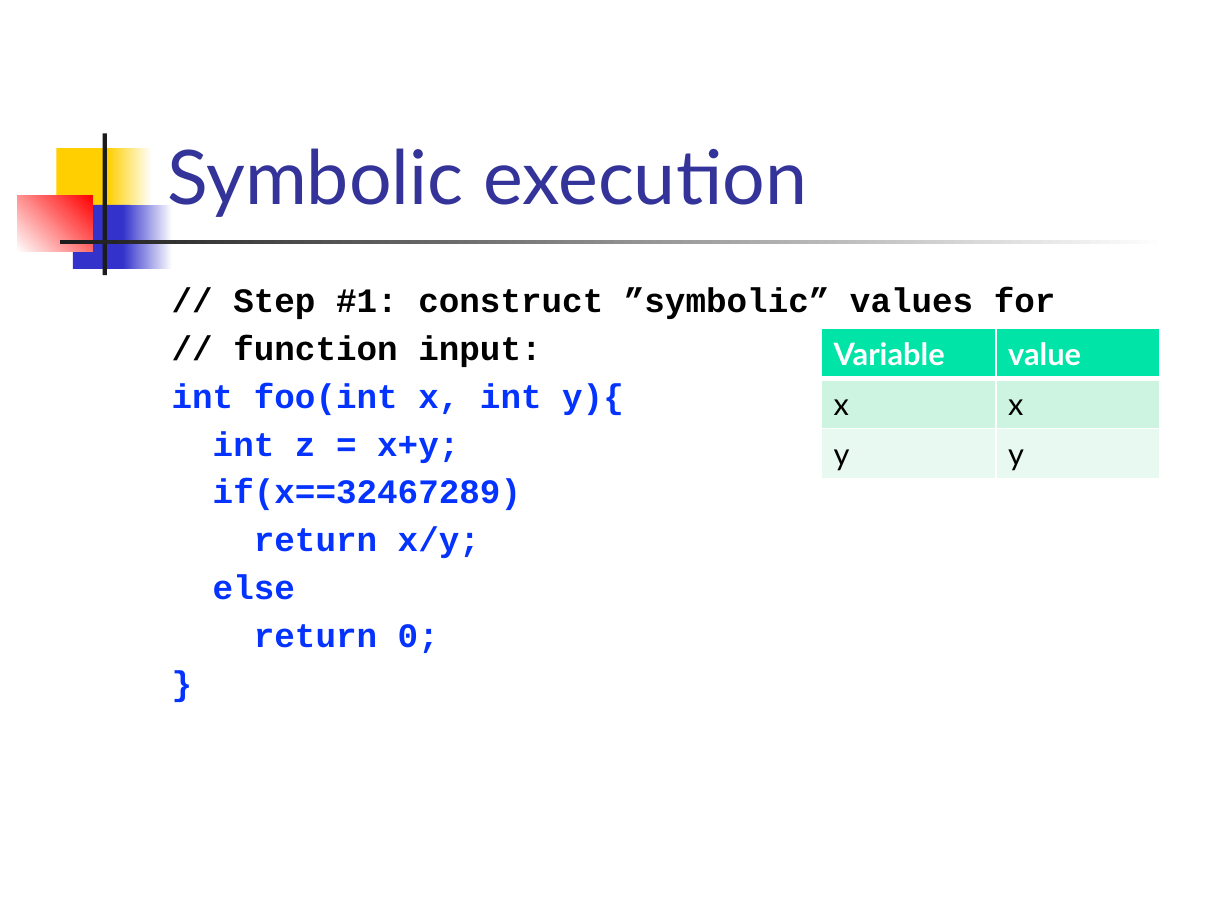
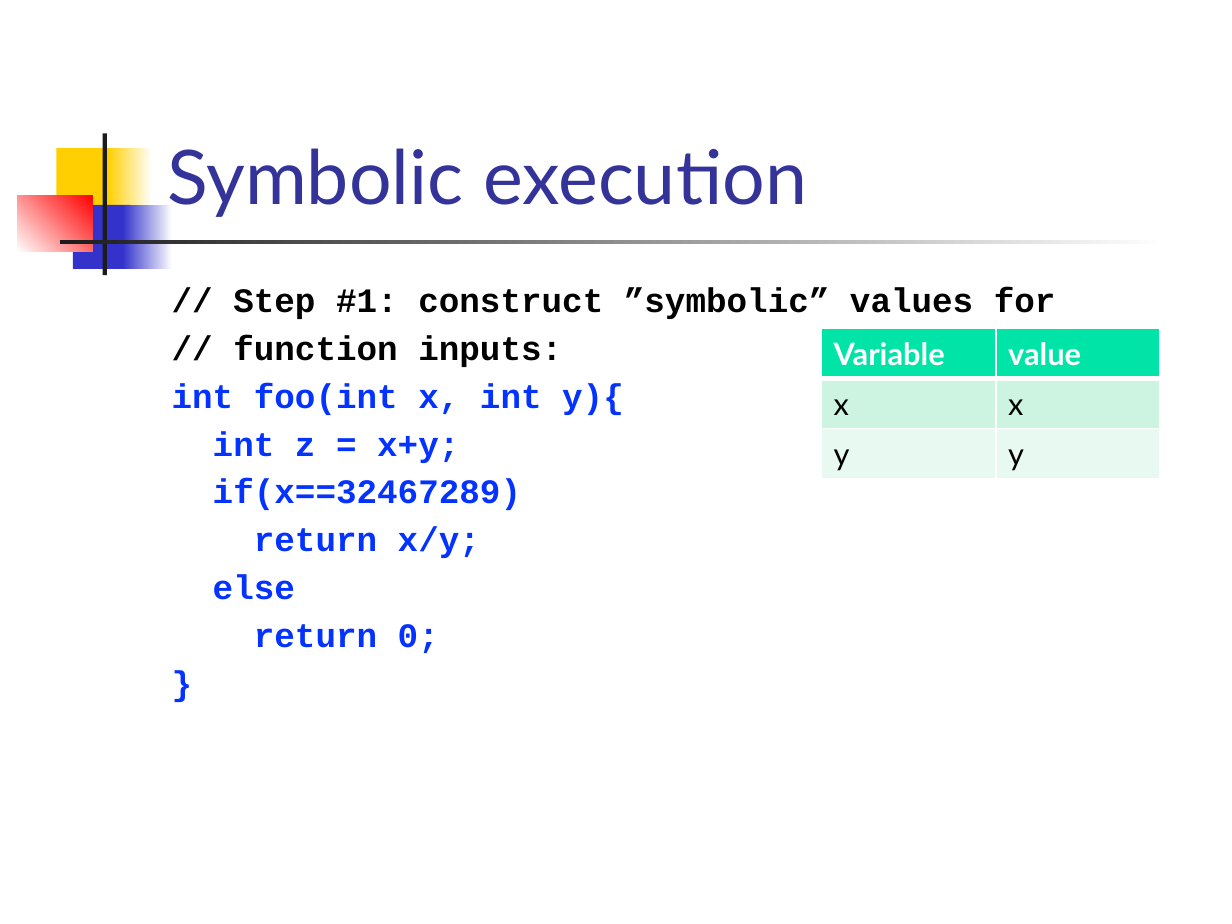
Before and after one commit to csslab-ustc/csslab-ustc.github.io, a slide deck: slide 9 of courses/theory/slides/lec17-symexec.pptx. Drawn at 1232x924 pixels with LibreOffice and Linux fonts; fonts in the diff are those of the drawing. Boxes give left, top, right and bottom in pixels: in the first picture for what was removed or moved away, otherwise in the second. Text is boxed around its words. In the diff, an @@ line names an element or a change of style, - is before the commit and + after.

```diff
--- a/courses/theory/slides/lec17-symexec.pptx
+++ b/courses/theory/slides/lec17-symexec.pptx
@@ text at [233,335,562,367]: text changed @@
-// function input:
+// function inputs:
```
Also in this commit, not shown: 12 other slides changed, 14 slides added.
